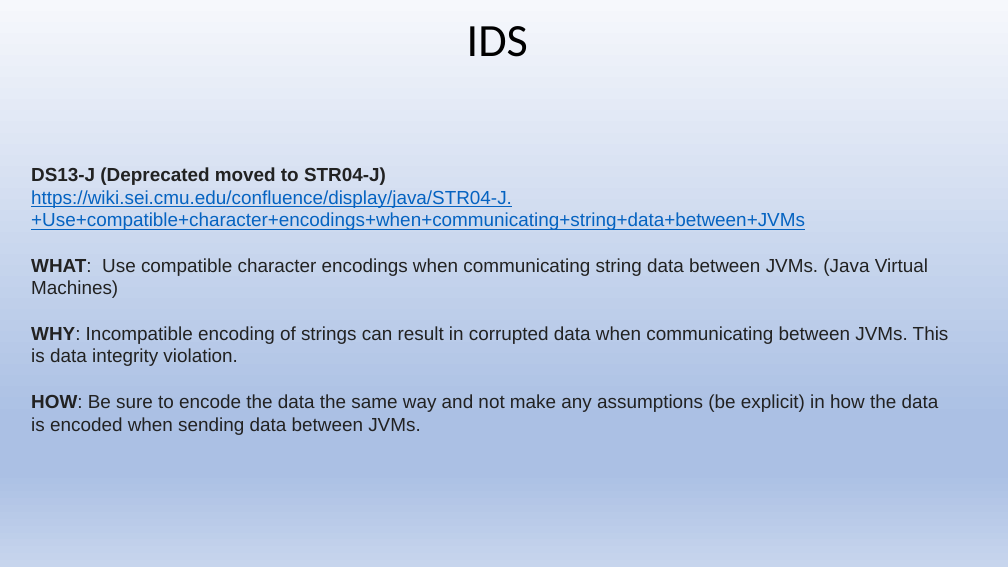
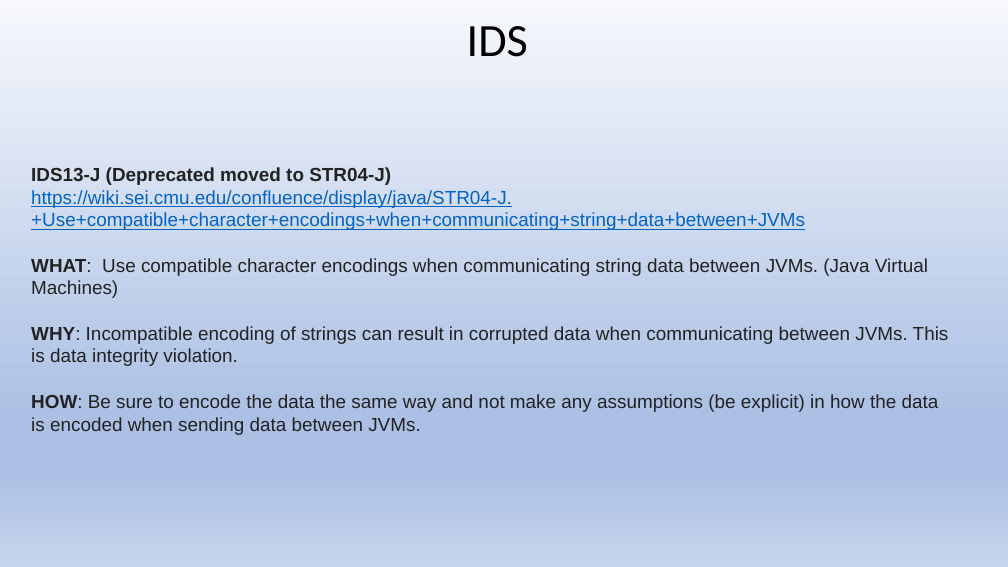
Before and after one commit to stevester94/CSC201_Project, a slide deck: slide 4 of Project2.pptx. Drawn at 1008x567 pixels with LibreOffice and Linux fonts; fonts in the diff are those of the drawing. Boxes give left, top, right and bottom in pixels: in the first picture for what was removed or moved away, otherwise in the second. Text is boxed around its words. In the diff, an @@ line names an element or a change of style, - is before the commit and + after.

```diff
--- a/Project2.pptx
+++ b/Project2.pptx
@@ text at <box>31,167,949,435</box>: text changed @@
-DS13-J (Deprecated moved to STR04-J)
-https://wiki.sei.cmu.edu/confluence/display/java/STR04-J.+Use+compatible+character+encodings+when+communicating+string+data+between+JVMs
-WHAT: Use compatible character encodings when communicating string data between JVMs. (Java Virtual Machines)
-WHY: Incompatible encoding of strings can result in corrupted data when communicating between JVMs. This is data integrity violation.
-HOW: Be sure to encode the data the same way and not make any assumptions (be explicit) in how the data is encoded when sending data between JVMs.
+IDS13-J (Deprecated moved to STR04-J)
+https://wiki.sei.cmu.edu/confluence/display/java/STR04-J.+Use+compatible+character+encodings+when+communicating+string+data+between+JVMs
+WHAT: Use compatible character encodings when communicating string data between JVMs. (Java Virtual Machines)
+WHY: Incompatible encoding of strings can result in corrupted data when communicating between JVMs. This is data integrity violation.
+HOW: Be sure to encode the data the same way and not make any assumptions (be explicit) in how the data is encoded when sending data between JVMs.
```
Also in this commit, not shown: 5 other slides changed, 8 slides added.
